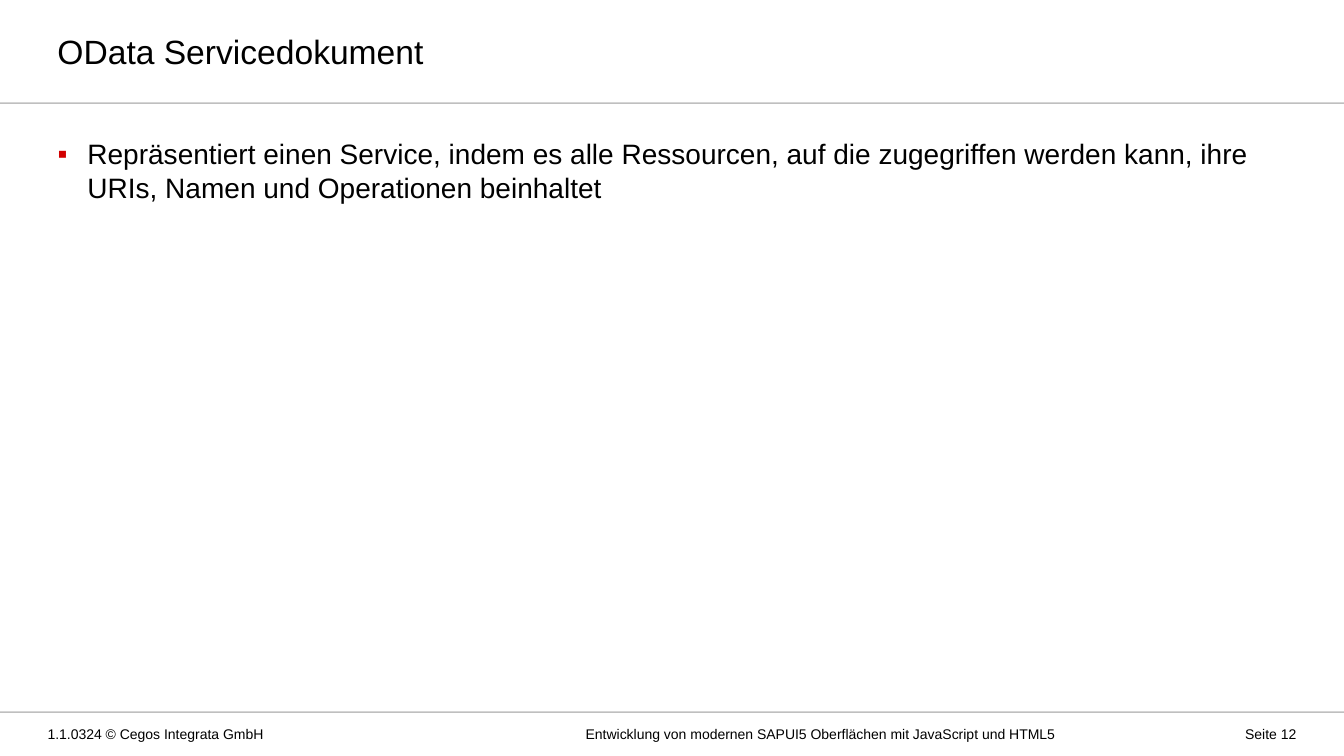
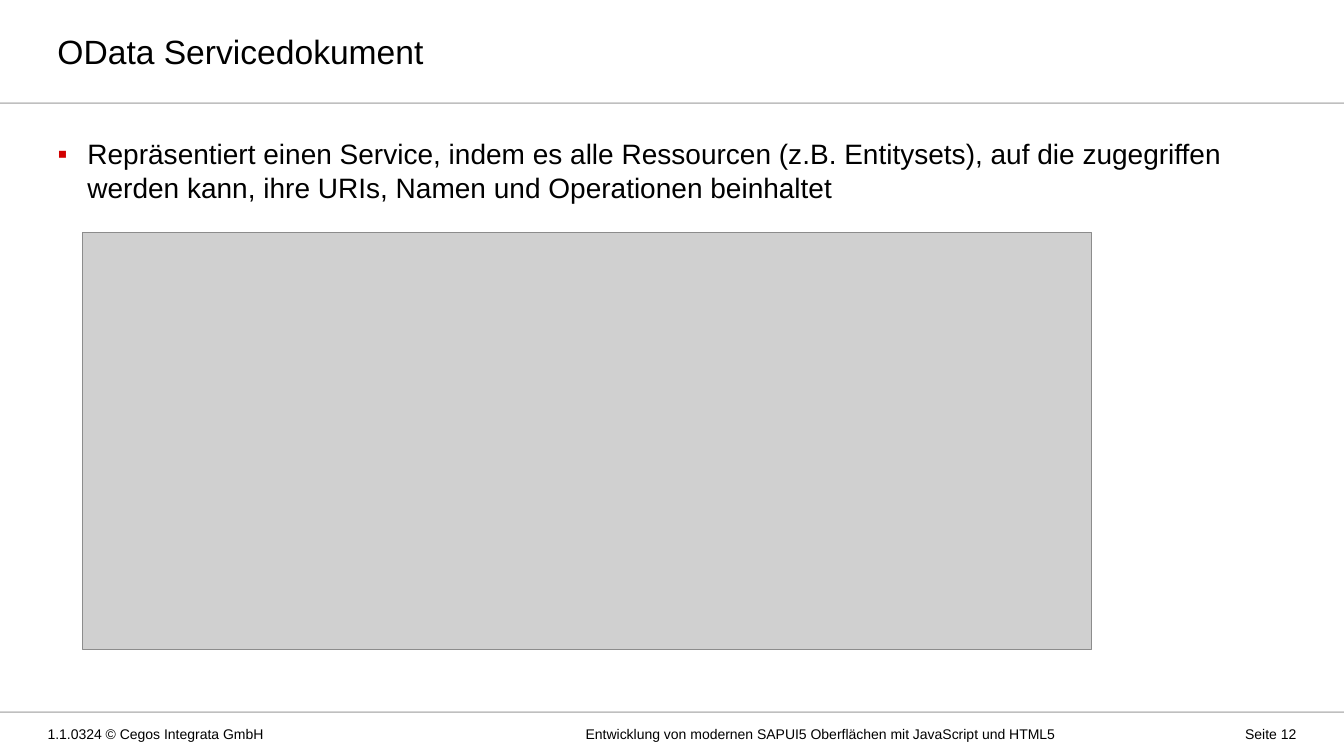
Before and after one commit to MatLange/Schulung-SAPUI5-und-Fiori, a slide deck: slide 12 of Präsentationsfolien/Tag03_SAPUI5-Fiori_DE.pptx. Drawn at 1344x756 pixels with LibreOffice and Linux fonts; fonts in the diff are those of the drawing; grey boxes stand for pictures; background and template pictures are left out. Boxes give left, top, right and bottom in pixels: in the first picture for what was removed or moved away, otherwise in the second. Text is boxed around its words. In the diff, an @@ line names an element or a change of style, - is before the commit and + after.

```diff
--- a/Präsentationsfolien/Tag03_SAPUI5-Fiori_DE.pptx
+++ b/Präsentationsfolien/Tag03_SAPUI5-Fiori_DE.pptx
@@ text at (87,143,1221,203): text changed @@
-▪ Repräsentiert einen Service, indem es alle Ressourcen, auf die zugegriffen werden kann, ihre URIs, Namen und Operationen beinhaltet
+▪ Repräsentiert einen Service, indem es alle Ressourcen (z.B. Entitysets), auf die zugegriffen werden kann, ihre URIs, Namen und Operationen beinhaltet
@@ picture added at (83,232,1092,649) @@
```
Also in this commit, not shown: 3 other slides changed, 2 slides added, 2 slides removed, 3 other files.
